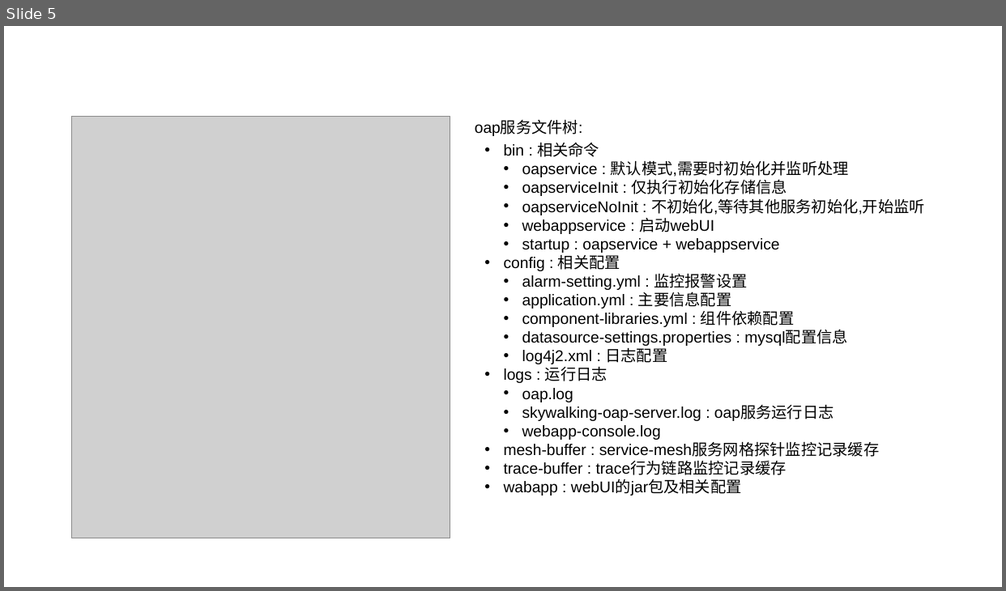
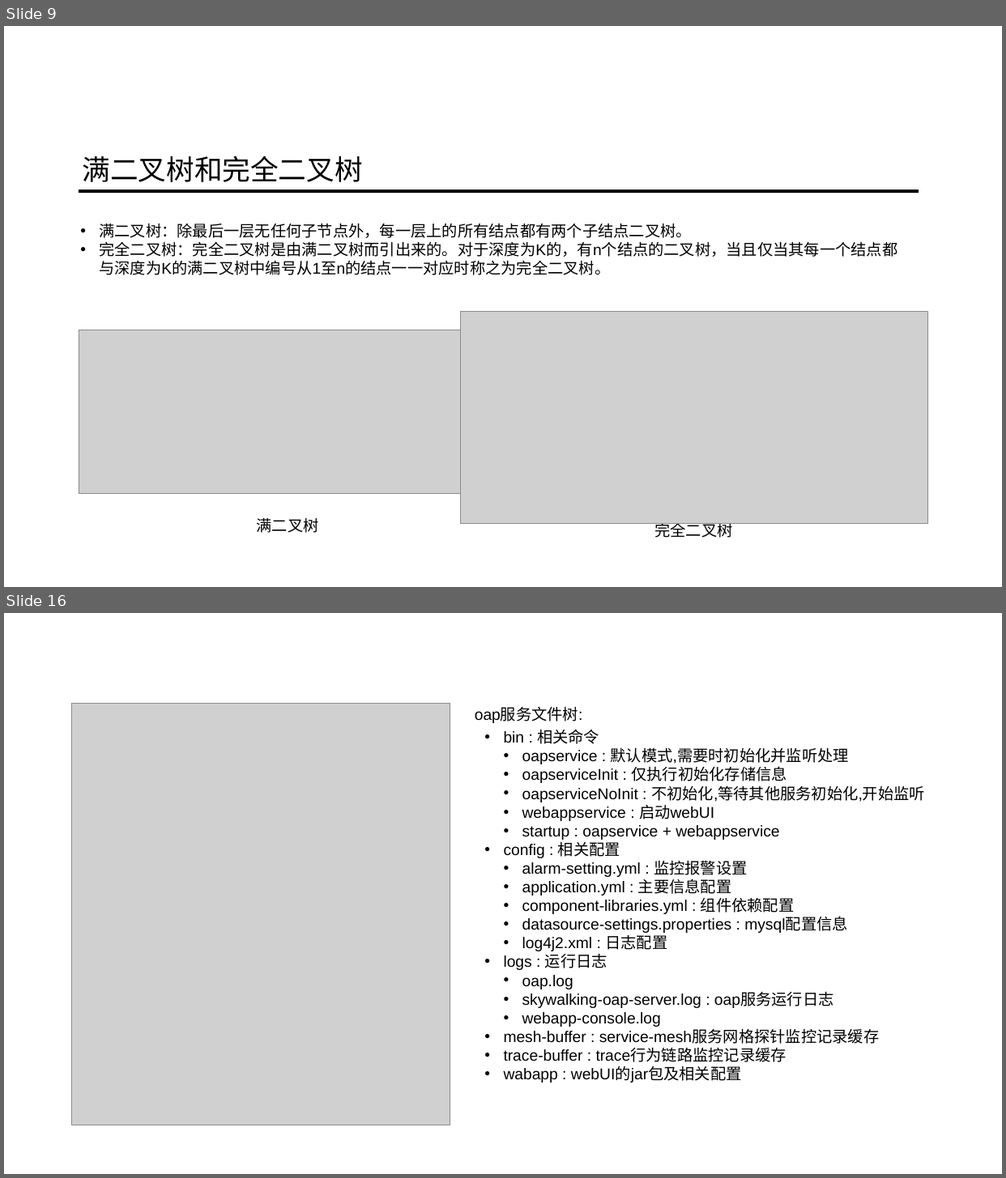
Before and after one commit to ainilili/data-structure-trees-demo, a slide deck: 数据结构之树.pptx. Shown one above the other, each under a label of ours: slide 5 before the commit, slides 9 and 16 after it; the slides between them are not shown. The pictures are 1006x591 and 1006x1178 pixels, drawn with LibreOffice and Linux fonts; fonts in the diff are those of the drawing; grey boxes stand for pictures; background and template pictures are left out. Boxes give left, top, right and bottom in pixels: in the first picture for what was removed or moved away, otherwise in the second. Text is boxed around its words. In the diff, an @@ line names an element or a change of style, - is before the commit and + after.

```diff
--- a/数据结构之树.pptx
+++ b/数据结构之树.pptx
@@ slide 9 added at box(4, 26, 1002, 587), background picture (left out) @@
@@ text added at box(82, 156, 363, 182), 54 pt, text #000000 @@
+满二叉树和完全二叉树
@@ line added from (79, 191) to (918, 191), #000000 6.5 pt @@
@@ text added at box(99, 224, 897, 275), 30 pt, text #000000 @@
+• 满二叉树：除最后一层无任何子节点外，每一层上的所有结点都有两个子结点二叉树。
+• 完全二叉树：完全二叉树是由满二叉树而引出来的。对于深度为K的，有n个结点的二叉树，当且仅当其每一个结点都 与深度为K的满二叉树中编号从1至n的结点一一对应时称之为完全二叉树。
@@ picture added at box(460, 311, 927, 523) @@
@@ picture added at box(79, 330, 521, 493) @@
@@ text added at box(257, 518, 319, 533), 30 pt, text #000000 @@
+满二叉树
@@ text added at box(655, 520, 733, 538), 30 pt, text #000000 @@
+完全二叉树
@@ what was slide 5 is now slide 16 @@
```
Also in this commit, not shown: 14 other slides added, 4 slides removed.
